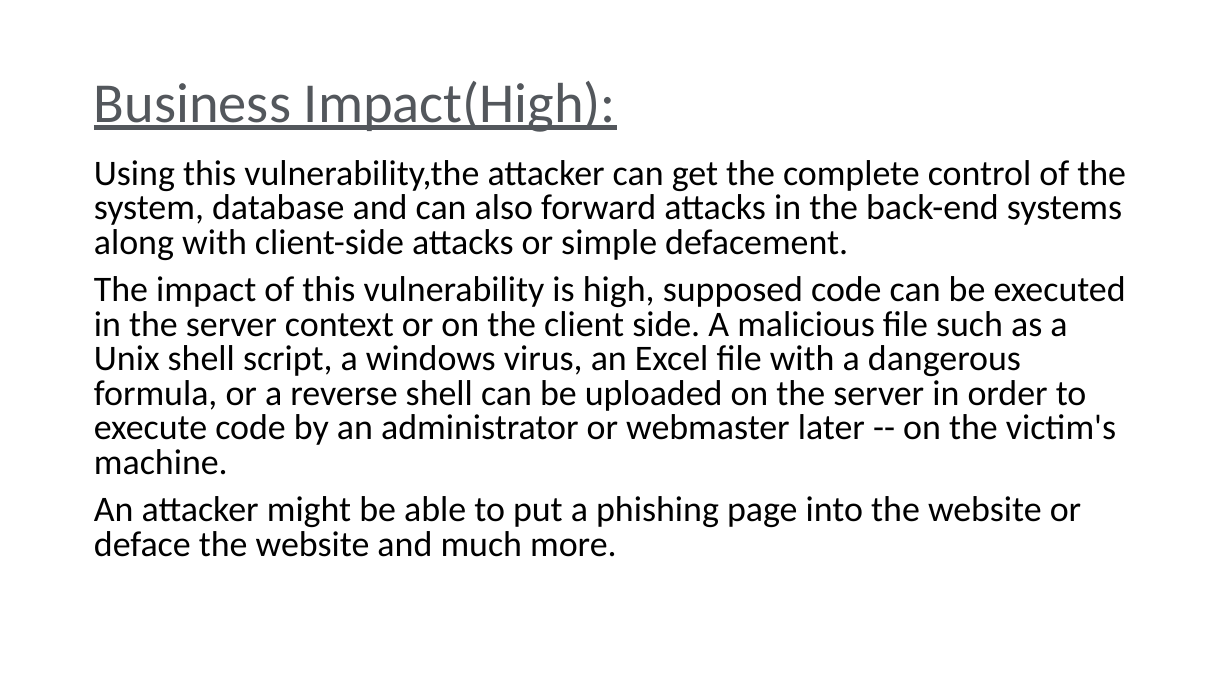
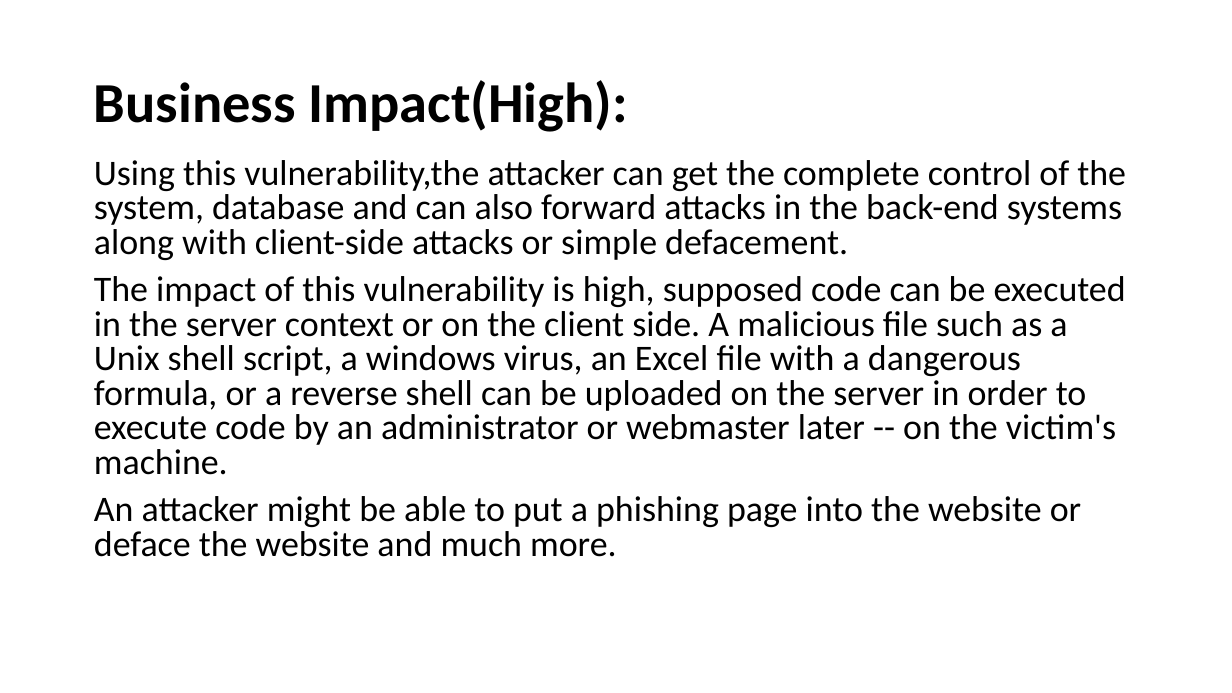
Before and after one commit to RocktimRajkumar/CEH-hack-a-thon, a slide deck: slide 17 of reports/Lifestyle Store/LifeStyle Store Application Reports.pptx. Drawn at 1232x693 pixels with LibreOffice and Linux fonts; fonts in the diff are those of the drawing. Boxes give left, top, right and bottom in pixels: in the first picture for what was removed or moved away, otherwise in the second. Text is boxed around its words. In the diff, an @@ line names an element or a change of style, - is before the commit and + after.

```diff
--- a/reports/Lifestyle Store/LifeStyle Store Application Reports.pptx
+++ b/reports/Lifestyle Store/LifeStyle Store Application Reports.pptx
@@ title "Business Impact(High):" at [94, 80, 627, 132]: text colour gradient #53575C to #C5C7CA to #000000, bold on, underline off @@
```
Also in this commit, not shown: 5 other slides changed.
